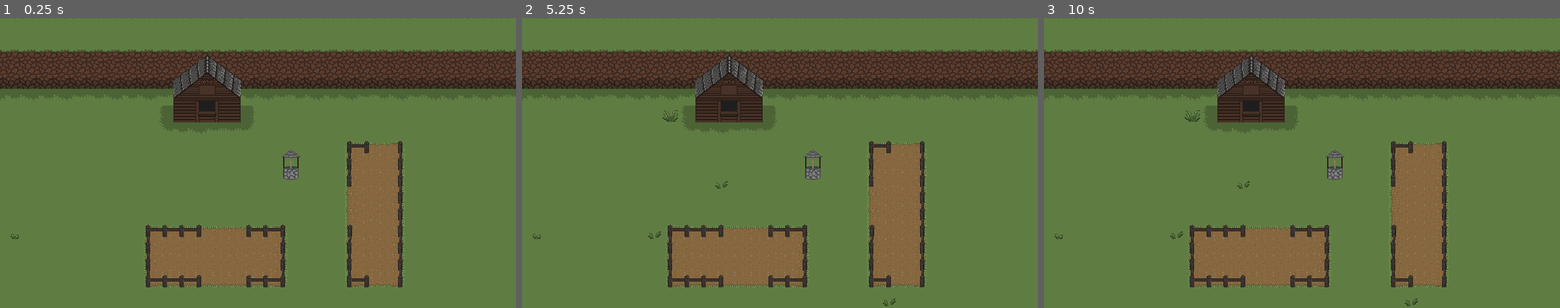
Above: before the commit, frames 1-3 (left to right).
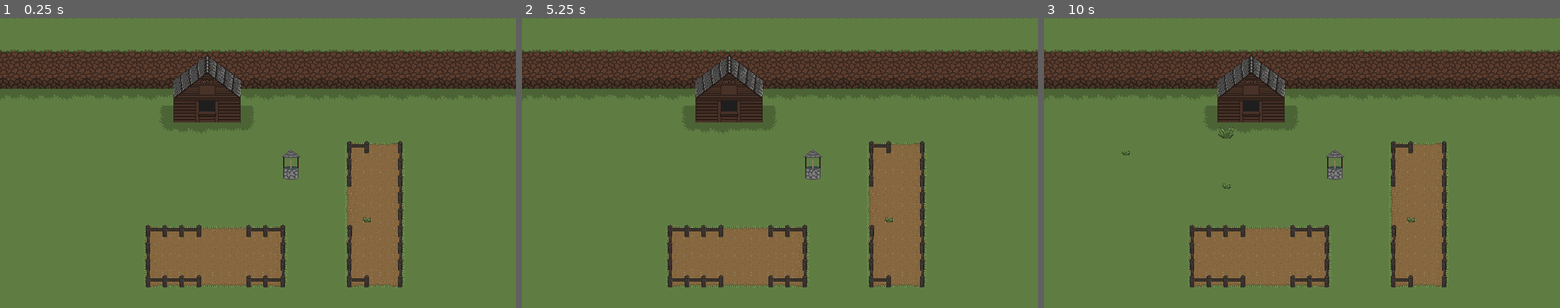
Above: after the commit, the same moments.

Repository: Random7-JF/PirateJam
Game: Godot game, scene res://scenes/world/world.tscn
The game is run twice, just before and just after one commit, with the same random seed, the same clock (stepped at 60 frames per second) and the same inputs.
Inputs (mouse positions are in pixels of both pictures, inside the frame that each line leads up to):
- Up to frame 1 (0.25 s): no input
- Up to frame 2 (5.25 s): tap Enter at 0.5, 2, 3.5 s; move the mouse to (893, 148) at 0.52 s; click (893, 148) at 0.6 s; tap Space at 1.25, 2.75, 4.25 s; move the mouse to (676, 177) at 1.27 s; tap 1 (select_one) at 1.35, 3.6 s; move the mouse to (831, 99) at 2.02 s; tap 2 (select_two) at 2.1, 4.35 s; move the mouse to (754, 221) at 2.77 s; click (754, 221) at 2.85 s; move the mouse to (934, 206) at 3.52 s; move the mouse to (625, 119) at 4.27 s; move the mouse to (805, 163) at 5.02 s; click (805, 163) at 5.1 s
- Up to frame 3 (10 s): move the mouse to (1224, 90) at 5.77 s; tap 1 (select_one) at 5.85, 8.1 s; move the mouse to (1415, 148) at 6.52 s; tap 2 (select_two) at 6.6, 8.85 s; move the mouse to (1198, 177) at 7.27 s; click (1198, 177) at 7.35 s; move the mouse to (1353, 99) at 8.02 s; move the mouse to (1276, 221) at 8.77 s; move the mouse to (1456, 206) at 9.52 s; click (1456, 206) at 9.6 s

The runs differ from the first frame. In frame 1, less than 0.1% of the frame differs, in the area x 2-72%, y 68-77%; in frame 2, 0.2%; in frame 3, 0.3%, in the area x 2-73%, y 31-100%.

Commit message:
systems update

Diff:
--- a/harvest-havoc/scenes/crop_manager/crop_manager.gd
+++ b/harvest-havoc/scenes/crop_manager/crop_manager.gd
@@ -1,4 +1,6 @@
 extends Node2D
+
+@export var tile_map: TileMap
 
 const CAN_GROW_CROPS: String = "can_grow_crops"
 
@@ -27,15 +29,6 @@
 var spawn_tiles: Array[Vector2i]
 var current_crops_pos: Array[Vector2i]
 var current_crops_data: Array[Vector2i] # .x level, .y type
-
-var tile_map: TileMap
-
-func _ready():
-	tile_map = get_tree().get_current_scene().get_node("Tilemap")
-	if not tile_map:
-		printerr("crop_manager missing tilemap")
-	else:
-		print_debug("crop_manager found tilemap")
 
 # Temp for testing purposes.
 func _input(event):
@@ -75,7 +68,7 @@
 	else:
 		tile_map.set_cell(PLANT_OBJECT_LAYER,crop_position,PLANT_TILE_SOURCE,atlas_coords)
 
-	await get_tree().create_timer(5.0).timeout
+	await $Timers.create_timer(5.0).timeout
 
 	if cur_level == max_level:
 		return # Done with the crop
--- /dev/null
+++ b/harvest-havoc/scenes/weed_manager/weed_manager.gd
@@ -0,0 +1,125 @@
+extends Node2D
+
+@export var max_spawned_weeds: int = 15
+@export var max_weeds_per_spawn: int = 5
+@export var weed_spawn_delay: float = 10.0
+@export var weed_spawn_delay_variance: float = 4.0
+@export var tile_map: TileMap
+
+@onready var weed_timer: Timer = $WeedTimer
+
+const TILE_SIZE: int = 32
+
+const CAN_GROW_WEEDS: String = "can_grow_weeds"
+const CAN_GROW_CROPS: String = "can_grow_crops"
+
+const SEEDLING_TILE_COORDS: Vector2i = Vector2i(12,9)      #Tilemap Atlas Coords
+const SEEDLING_TILE_SOURCE: int = 0                        #Tilemap Source Number
+const PLANT_TILE_SOURCE: int = 1                           #Tilemap Source Number
+const PLANT_OBJECT_LAYER: int = 3                          #Tilemap Layer Number
+const FARM_OBJECT_LAYER: int = 2                           #Tilemap Layer Number
+
+const LOGISTICS_OBJECT_LAYER: int = 0                      #Tilemap Layer Number
+const LOGISTICS_TILE_SOURCE: int = 3                       #Tilemap Source Number
+const LOGISTICS_WEED_TILE: Vector2i = Vector2i(1,3)        #Tilemap Atlas Coords
+const LOGISTICS_CROP_TILE: Vector2i = Vector2i(3,3)        #Tilemap Atlas Coords
+
+var spawn_tiles: Array[Vector2i]
+var current_weeds: Array[Vector2i]
+var current_weed_levels: Array[int]
+var current_crops: Array[Vector2i]
+var current_crops_data: Array[Vector2i] # .x level, .y type
+var world: Node2D
+
+func _ready():
+	spawn_tiles = find_spawn_tiles(tile_map.get_used_rect())
+	set_weed_timer(weed_spawn_delay)
+	spawn_weeds(1)
+
+
+func _on_weed_timer_timeout():
+	spawn_weeds(randi_range(0,max_weeds_per_spawn))
+	if current_weeds.size() > 1:
+		for weeds in range(1, randi_range(1,max_weeds_per_spawn)):
+			grow_weed(current_weeds.pick_random())
+	var new_delay: float  = randf_range(weed_spawn_delay - weed_spawn_delay_variance, weed_spawn_delay + weed_spawn_delay_variance)
+	set_weed_timer(new_delay)
+	#print("Timer fired, Next delay: ", new_delay )
+	#print("current weed count: ", current_weeds.size())
+	#print("current weeds: ", current_weeds)
+
+################################################################################
+"""
+Weed related functions
+"""
+func set_weed_timer(delay: float):
+	weed_timer.wait_time = delay
+	weed_timer.start()
+
+func find_spawn_tiles(tilemap_area: Rect2i) -> Array[Vector2i]:
+	var found_tiles: Array[Vector2i]
+	var weed_tiles: int = 0 #extra var for debugging, could be removed.
+	var crop_tiles: int = 0 #extra var for debugging, could be removed.
+	for tile_column in range(tilemap_area.position.x,tilemap_area.size.x):
+		for tile_row in range(tilemap_area.position.y, tilemap_area.size.y):
+			var tile = tile_map.get_cell_tile_data(LOGISTICS_OBJECT_LAYER, Vector2i(tile_row, tile_column))
+			if tile:
+				var weed_found = tile.get_custom_data(CAN_GROW_WEEDS)
+				var crop_found = tile.get_custom_data(CAN_GROW_CROPS)
+				if weed_found or crop_found:
+					found_tiles.append(Vector2i(tile_row, tile_column))
+				if weed_found: #extra check for debugging, could be removed.
+					weed_tiles += 1
+				if crop_found: #extra check for debugging, could be removed.
+					crop_tiles += 1
+	#extra logs, coudl be removed.
+	#print("Found: ", found_tiles.size(), "Min: ", found_tiles.min(), "Max: ", found_tiles.max())
+	#print("Weed tiles: ", weed_tiles)
+	#print("Crop tiles: ", crop_tiles)
+	return found_tiles
+
+func spawn_weeds(spawn_count: int) -> void:
+	#print("Spawn weeds: ", spawn_count)
+	if spawn_count == 0 or current_weeds.size() >= max_spawned_weeds:
+		#print("spawn count or max hit")
+		return
+	var spawn_pos:Vector2i = spawn_tiles[randi_range(0,spawn_tiles.size()-1)]
+	var tile = tile_map.get_cell_tile_data(PLANT_OBJECT_LAYER, spawn_pos)
+	if not tile:
+		tile_map.set_cell(PLANT_OBJECT_LAYER,spawn_pos,PLANT_TILE_SOURCE,Vector2i(0,0)) # 0,0 is level 1
+		current_weeds.append(spawn_pos)
+		current_weed_levels.append(0)
+		spawn_weeds(spawn_count - 1)
+	else:
+		spawn_weeds(spawn_count)
+
+# uses atlas coords to check weed level
+func grow_weed(weed_position: Vector2i, max_level: int = 2) -> void:
+	var weed_tile = tile_map.get_cell_atlas_coords(PLANT_OBJECT_LAYER, weed_position)
+	if weed_tile.y >= 0 and weed_tile.y < max_level:
+		var index = current_weeds.find(weed_position)
+		if  current_weed_levels[index] < max_level:
+			current_weed_levels[index] += 1
+			tile_map.set_cell(PLANT_OBJECT_LAYER, current_weeds[index], PLANT_TILE_SOURCE, Vector2i(0 , current_weed_levels[index])) # 0 is level one.
+			#print("Growing weed, ", current_weeds[index], " from level ", current_weed_levels[index] - 1, " to ", current_weed_levels[index])
+
+# this function has a lot of break points and needs testing.
+func harvest_weed(weed_position: Vector2i) -> void:
+	var harvest_tile = tile_map.get_cell_atlas_coords(PLANT_OBJECT_LAYER, weed_position) # Get the plant layer tile
+	var logistics_tile = tile_map.get_cell_tile_data(LOGISTICS_OBJECT_LAYER, weed_position) # Confirm that it is a tile that can have a weed.
+	var index = current_weeds.find(weed_position)
+	#print("Harvest_tile: ", harvest_tile)
+	if logistics_tile and index != -1:
+		var weed_tile = logistics_tile.get_custom_data(CAN_GROW_WEEDS)
+		if weed_tile and harvest_tile.y == 0:
+			#print("Harvested Weed at ", weed_position)
+			current_weed_levels.remove_at(index)
+			current_weeds.remove_at(index)
+			tile_map.set_cell(PLANT_OBJECT_LAYER, weed_position, -1)
+		else:
+			#print("Reduced Weed at ", weed_position)
+			current_weed_levels[index] -= 1
+			tile_map.set_cell(PLANT_OBJECT_LAYER, weed_position, PLANT_TILE_SOURCE, Vector2i(0, current_weed_levels[index]))
+
+func spread_weed() -> void:
+	pass
--- /dev/null
+++ b/harvest-havoc/scenes/weed_manager/weed_manager.tscn
@@ -0,0 +1,7 @@
+[gd_scene load_steps=2 format=3 uid="uid://dri0n7srpmnrf"]
+
+[ext_resource type="Script" path="res://scenes/weed_manager/weed_manager.gd" id="1_0gtwl"]
+
+[node name="WeedManager" type="Node2D" node_paths=PackedStringArray("tile_map")]
+script = ExtResource("1_0gtwl")
+tile_map = NodePath("")
--- a/harvest-havoc/scenes/world/world.tscn
+++ b/harvest-havoc/scenes/world/world.tscn
@@ -2,8 +2,8 @@
 
 [ext_resource type="Script" path="res://scenes/world/world.gd" id="1_mvpeb"]
 [ext_resource type="TileSet" uid="uid://hpd6gg1g3vkr" path="res://resources/world/world_tileset_custom.tres" id="1_rjmfy"]
-[ext_resource type="Script" path="res://scenes/tilemap/tilemap.gd" id="2_hh5on"]
 [ext_resource type="PackedScene" uid="uid://bggsw1fmeodv8" path="res://scenes/crop_manager/crop_manager.tscn" id="4_354c2"]
+[ext_resource type="PackedScene" uid="uid://dri0n7srpmnrf" path="res://scenes/weed_manager/weed_manager.tscn" id="5_6on4h"]
 
 [sub_resource type="NavigationPolygon" id="NavigationPolygon_umqdg"]
 vertices = PackedVector2Array(794, 381, -153, 382, 232, 333, 276, 333, 84, 333, 552, 77, 552, 25, 564, 25, 564, 333, 39 …(406 unchanged characters)…
@@ -36,15 +36,17 @@
 layer_5/tile_data = PackedInt32Array(-262139, 131074, 1, -196603, 131074, 2, -131067, 131074, 3, -65531, 131074, 4, -26 …(351 unchanged characters)…
 layer_6/name = "Structure Objects"
 layer_6/tile_data = PackedInt32Array(-196602, 131074, 6, -196601, 196610, 6)
-script = ExtResource("2_hh5on")
-max_spawned_weeds = 35
-max_weeds_per_spawn = 10
-weed_spawn_delay = 5.0
-weed_spawn_delay_variance = 2.0
 
-[node name="CropManager" parent="Tilemap" instance=ExtResource("4_354c2")]
+[node name="CropManager" parent="Tilemap" node_paths=PackedStringArray("tile_map") instance=ExtResource("4_354c2")]
+tile_map = NodePath("..")
 
-[node name="WeedTimer" type="Timer" parent="Tilemap"]
+[node name="Timers" type="Node2D" parent="Tilemap/CropManager"]
+position = Vector2(2, -3)
+
+[node name="WeedManager" parent="Tilemap" node_paths=PackedStringArray("tile_map") instance=ExtResource("5_6on4h")]
+tile_map = NodePath("..")
+
+[node name="WeedTimer" type="Timer" parent="Tilemap/WeedManager"]
 
 [node name="Nav_Area_Map" type="NavigationRegion2D" parent="."]
 visible = false
@@ -57,4 +59,4 @@
 process_callback = 0
 position_smoothing_enabled = true
 
-[connection signal="timeout" from="Tilemap/WeedTimer" to="Tilemap" method="_on_weed_timer_timeout"]
+[connection signal="timeout" from="Tilemap/WeedManager/WeedTimer" to="Tilemap/WeedManager" method="_on_weed_timer_timeout"]
